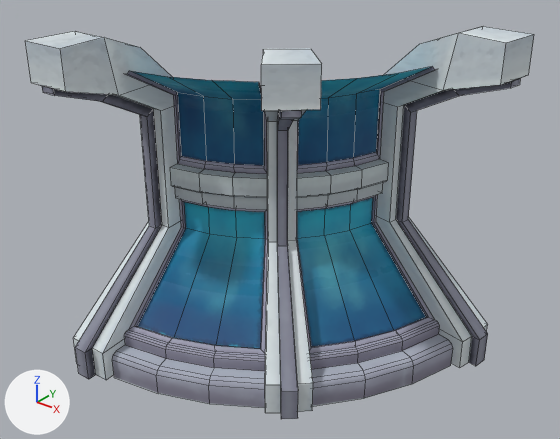
Two versions of the FBX model aspenUnityProject/Assets/Art/models/props/HallwayModels/WallsWindows/hallway_wallcurved1.fbx, one commit apart.
Camera for both pictures: a 50 mm lens placed at (7.92, -5.54, 6.73), pointed at (2.14, 1.68, 2.25). The lights are fixed; the arrows at lower left show +X, +Y and +Z. The older version comes first. Mesh edges are drawn as thin lines.

Objects in the first picture: 'HallwayWall1CurvedBottomLeft'.
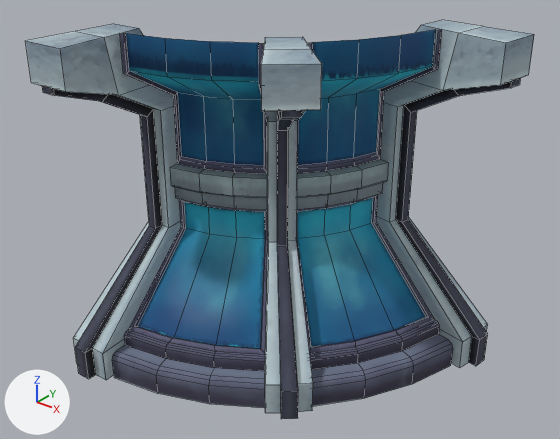
Commit message: Reimported the hallway models into Unity
- Adjusted the hallways so there's no gap on the top
- Reimported the hallways into Unity

Pixel boxes (x1, y1, x2, y2) of what changed, in the pictures (560 x 439 px):
'HallwayWall1CurvedBottomLeft', surface changed, reshaped (darker)
    before: (26, 26, 534, 419)
    after: (26, 20, 534, 419)
part 1 of me_cube_097, built on
    before: (104, 33, 459, 95)
    after: (76, 20, 483, 95)

The change in detail:
Picture 'HallwayWall_Base_color.png' (img_hallwaywall_base_color_png) is now built by load_image('HallwayWall_Base_color.png', 'HallwayWall_Base_color.png', 512, 512, 'sRGB') instead of load_image('HallwayWall_Base_color.png', '_unpacked/HallwayWall_Base_color.png', 512, 512, 'Non-Color').
me_cube_097 is used by ob_hallwaywall1curvedbottomleft; location (0.16, 0.28, 0.5); rotation (0.0, 3.142, 0.0), in degrees (0, 180, 0); scale (-0.5, -0.5, -0.5).
Verts and faces of me_cube_097; kept vertices keep their numbers, new ones are numbered from 416.
Before the commit, vertices of me_cube_097: 20 (-0.32, -1.4, 7.82), 23 (0.57, -1.42, 7.82) at pixel (140, 47), 72 (3.66, -2.64, 7.82), 75 (4.32, -3.24, 7.82), 124 (5.87, -6.18, 7.82) at pixel (419, 43).
Before the commit, vertices of me_cube_097: 127 (5.98, -7.06, 7.82) at pixel (440, 38), 214 (0.76, -0.77, 7.3) at pixel (127, 74), 215 (4.07, -2.12, 7.3), 220 (0.63, -0.76, 7.3) at pixel (123, 73), 221 (3.96, -2.03, 7.3) at pixel (259, 85).
Before the commit, vertices of me_cube_097: 224 (0.76, -0.84, 7.37) at pixel (129, 70), 225 (3.92, -2.09, 7.37) at pixel (259, 82), 232 (4.89, -2.87, 7.3), 233 (6.52, -6.05, 7.3) at pixel (438, 68), 238 (4.8, -2.78, 7.3).
Before the commit, vertices of me_cube_097: 239 (6.49, -5.91, 7.3) at pixel (434, 69), 242 (4.84, -2.92, 7.37), 243 (6.43, -5.93, 7.37) at pixel (432, 66), 310 (5.54, -3.83, 7.37) at pixel (357, 78), 311 (6.08, -4.84, 7.37) at pixel (398, 73).
Before the commit, vertices of me_cube_097: 366 (1.88, -1.07, 7.37) at pixel (167, 76), 367 (2.94, -1.49, 7.37) at pixel (211, 80).
me_cube_097 had 416 vertices, 313 faces and spanned x -0.46..8.6, y -7.17..1.25, z -1.1..8.31.
me_cube_097 now has 432 vertices, 327 faces and spans x -0.46..8.6, y -7.17..1.25, z -1.1..8.31.
Part 1, on me_cube_097:
Vertices 20, 23, 72, 75, 124, 127 move by (0.0, 0.0, 0.48).
New vertices 416 to 423 stand at vertices 224, 225, 242, 243, 310, 311, 366, 367, in that order, plus (0.0, 0.0, 0.93).
New vertices 424 to 431 stand at vertices 214, 215, 220, 221, 232, 233, 238, 239, in that order, plus (0.0, 0.0, 1.0).
New faces: (310, 420, 421, 311), (242, 418, 420, 310), (243, 311, 421, 419), (224, 416, 422, 366), (225, 367, 423, 417), (366, 422, 423, 367) (mat_hallwaywindow).
New faces: (232, 238, 430, 428), (232, 428, 418, 242), (239, 243, 419, 431), (233, 239, 431, 429), (214, 220, 426, 424), (221, 225, 417, 427) (mat_hallwaywall (picture img_hallwaywall_base_color_png)).
New faces: (215, 221, 427, 425), (214, 424, 416, 224) (mat_hallwaywall (picture img_hallwaywall_base_color_png)).
